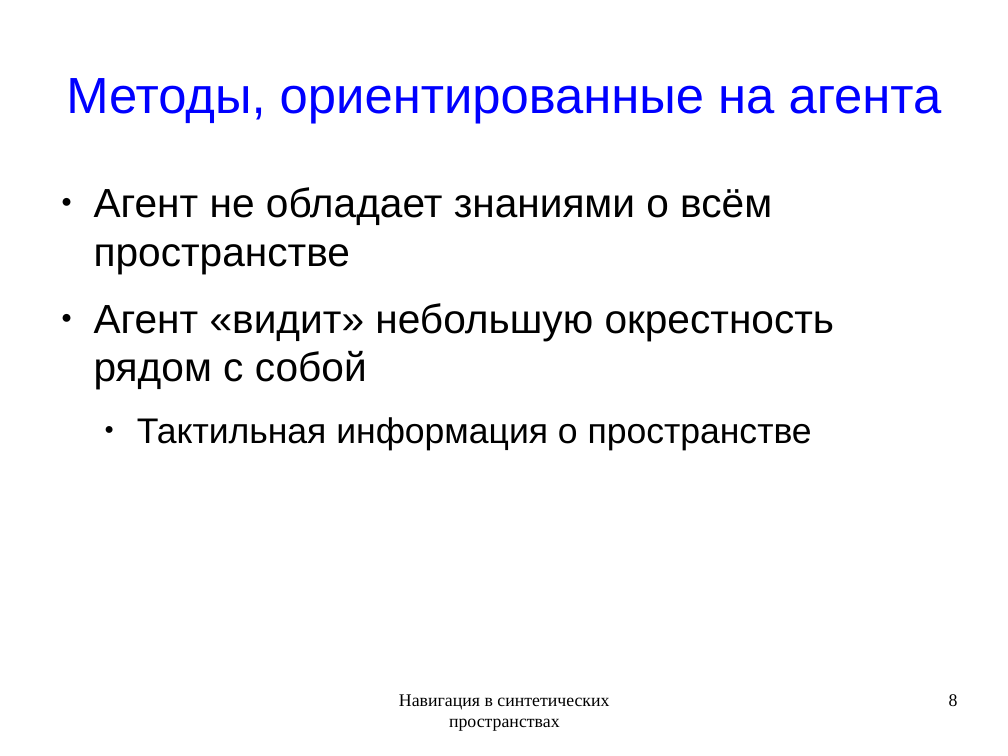
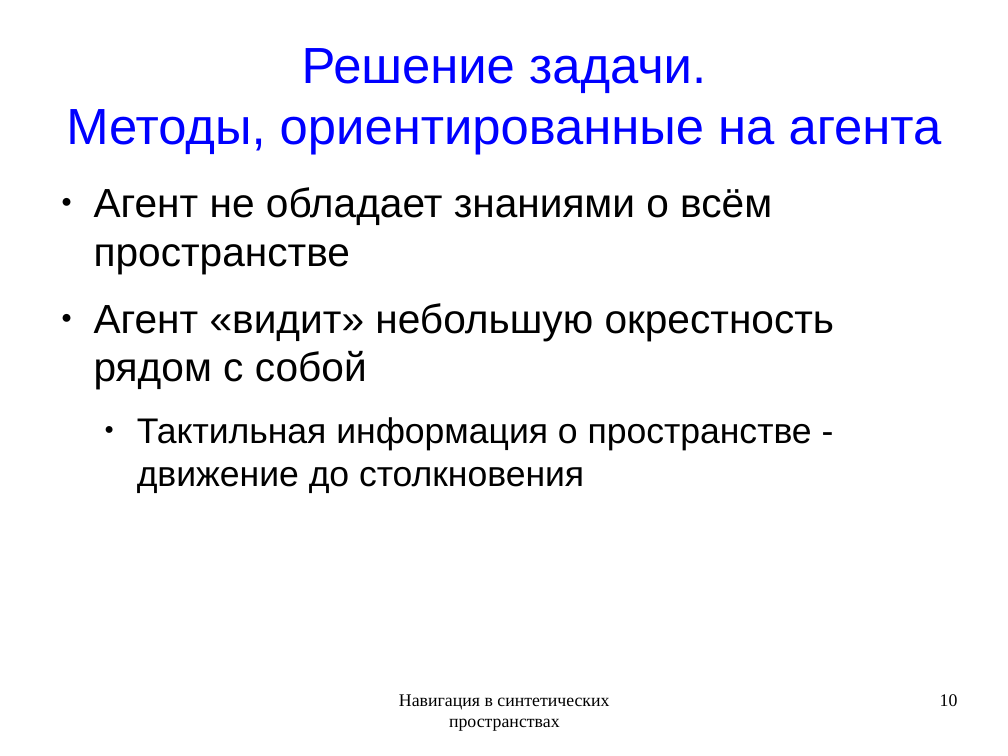
Before and after one commit to rutsky/semester09, a slide deck: slide 10 of Artificial_intelligence/Navigation_in_synthetic_space/50572_Rutsky_Navigation_in_synthetic_space.odp (slide 8 before the commit). Drawn at 1008x756 pixels with LibreOffice and Linux fonts; fonts in the diff are those of the drawing. Boxes give left, top, right and bottom in pixels: in the first picture for what was removed or moved away, otherwise in the second. Text is boxed around its words. In the diff, an @@ line names an element or a change of style, - is before the commit and + after.

```diff
--- a/Artificial_intelligence/Navigation_in_synthetic_space/50572_Rutsky_Navigation_in_synthetic_space.odp
+++ b/Artificial_intelligence/Navigation_in_synthetic_space/50572_Rutsky_Navigation_in_synthetic_space.odp
@@ title at bbox=[66, 48, 942, 154]: text changed @@
-Методы, ориентированные на агента
+Решение задачи.
+Методы, ориентированные на агента
@@ text at bbox=[137, 417, 812, 493]: text changed @@
-  ● Тактильная информация о пространстве
+  ● Тактильная информация о пространстве - движение до столкновения
@@ page number at bbox=[940, 694, 958, 706]: text changed @@
-8
+10
```
Also in this commit, not shown: 19 other slides changed, 4 slides added.
